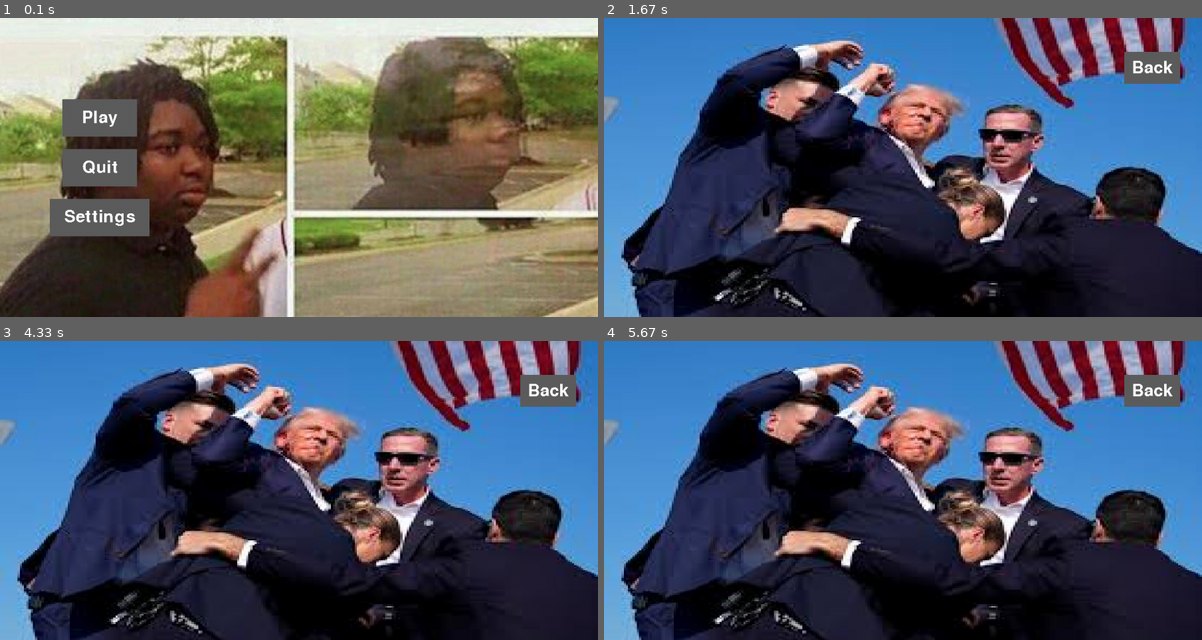
Above: before the commit, frames 1-4 (two rows, left to right).
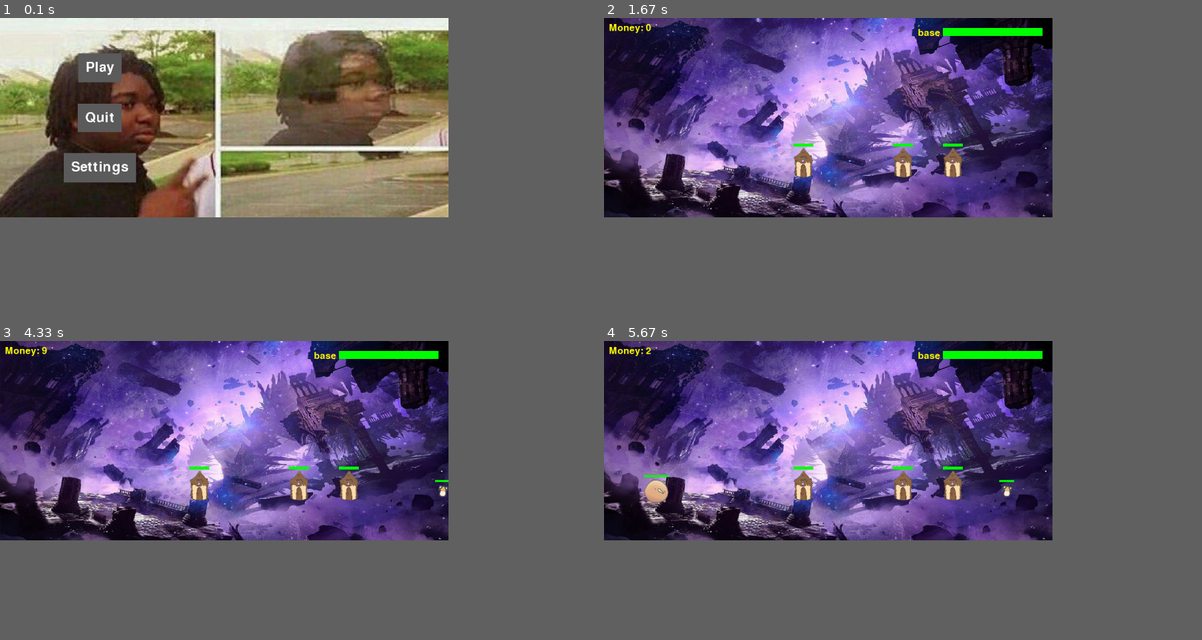
Above: after the commit, the same moments.

Repository: kerothefrog/Actual_Pygame
Game: pygame game, started from main.py
Two runs of this game, one before a commit and one after it. Both use one fixed random seed, a clock stepped at 60 frames per second and the inputs below.
Inputs (mouse positions are in pixels of both pictures, inside the frame that each line leads up to):
- Up to frame 1 (0.1 s): no input
- Up to frame 2 (1.67 s): click "Play" at 0.38 s; click (831, 131) at 0.72 s; hold M 1-1.47 s; move the mouse to (687, 86) at 1.03 s
- Up to frame 3 (4.33 s): tap Space at 2.5 s
- Up to frame 4 (5.67 s): click (992, 424) at 4.38 s; tap Space at 5.17 s; click (627, 349) at 5.55 s, where only the run after the commit has a clickable "Money: 2"
In our replay, the window is 900x450 before the commit and 675x300 after it. These sizes can differ from the game's own. Grey fills any space a smaller window leaves; there, only what the larger window draws over its background counts as a difference.

The runs differ from the first frame. In frame 1, 86% of the frame differs, in the area x 0-100%, y 0-100%; in frame 2, 88%; in frame 3, 88%; in frame 4, 88%.

Commit message:
conbined all the py files

Diff:
--- a/credits.py
+++ b/credits.py
@@ -5,12 +5,12 @@
     def __init__(self, screen:pygame.Surface):
         self.screen = screen
         self.image = pygame.image.load('assets/credits_bg.png').convert()
-        self.image = pygame.transform.scale(self.image, (1200,600))
+        self.image = pygame.transform.scale(self.image, (900,400))
         self.rect = self.image.get_rect(topleft=(0,0))
 
         self.back_button = pygame.sprite.GroupSingle(Interactive_button(
             location=(100,100),
-            font=pygame.font.Font(None,50),
+            font=pygame.font.Font(None,40),
             text='Back',
             text_color="#FFFFFF",
             color="#5D5D5D",
--- /dev/null
+++ b/gameplay.py
@@ -0,0 +1,358 @@
+import pygame, time, os, random, sys
+
+
+# --- 初始化 ---
+def play_game(screen:pygame.Surface):
+    # pygame.init()
+    WIDTH, HEIGHT = 900, 400
+    # screen = pygame.display.set_mode((WIDTH, HEIGHT))
+    # pygame.display.set_caption("塔防簡單版")
+    clock = pygame.time.Clock()
+    font = pygame.font.SysFont(None, 28)
+
+    # --- 顏色 ---
+    WHITE = (255, 255, 255)
+    BLACK = (0, 0, 0)
+    RED = (255, 0, 0)
+    GREEN = (0, 255, 0)
+    BLUE = (0, 0, 255)
+    BROWN = (150, 75, 0)
+    YELLOW = (255, 255, 0)
+
+    # --- 遊戲參數 ---
+    player_money = 0
+    last_income_time = time.time()
+    BASE_HP = 200
+
+
+    # --- 圖片路徑 ---
+    MELEE_IMAGE_PATH = "assets/bird/S__2269203_0.png"
+    RANGE_IMAGE_PATH = "archer.png"
+    ENEMY_IMAGE_PATH = "mushrooms/香菇1_20250429134900.png"
+
+    def load_image(path, size=(30,30), color=BLUE):
+        if os.path.exists(path):
+            img = pygame.image.load(path).convert_alpha()
+            return pygame.transform.scale(img, size)
+        else:
+            surf = pygame.Surface(size)
+            surf.fill(color)
+            return surf
+
+    melee_image = load_image(MELEE_IMAGE_PATH, (30,30), BLUE)
+    range_image = load_image(RANGE_IMAGE_PATH, (30,30), GREEN)
+    enemy_image = load_image(ENEMY_IMAGE_PATH, (30,30), RED)
+
+    # --- 背景 ---
+    background = pygame.image.load("misks/Void.png").convert()
+    background = pygame.transform.scale(background, (WIDTH, HEIGHT))
+
+    # --- 群組 ---
+    allies = pygame.sprite.Group()
+    enemies = pygame.sprite.Group()
+    arrows = pygame.sprite.Group()
+    towers = pygame.sprite.Group()
+    hit_effects = pygame.sprite.Group()
+
+    # ---------- 類別 ----------
+    class HitEffect(pygame.sprite.Sprite):
+        def __init__(self, pos, duration=0.1):
+            super().__init__()
+            self.pos = pos
+            self.start_time = time.time()
+            self.duration = duration
+        def update(self):
+            if time.time() - self.start_time > self.duration:
+                self.kill()
+        def draw(self, surface):
+            pygame.draw.circle(surface, YELLOW, self.pos, 10)
+
+    class Arrow(pygame.sprite.Sprite):
+        def __init__(self, x, y, target, damage, speed=4):
+            super().__init__()
+            self.image = pygame.Surface((15,5))
+            self.image.fill(BLUE)
+            self.rect = self.image.get_rect(center=(x,y))
+            self.target = target
+            self.damage = damage
+            self.speed = speed
+
+        def update(self):
+            if self.target and getattr(self.target,'hp',0) > 0:
+                dx = self.target.rect.centerx - self.rect.centerx
+                dy = self.target.rect.centery - self.rect.centery
+                dist = max(1,(dx**2 + dy**2)**0.5)
+                self.rect.x += self.speed * dx / dist
+                self.rect.y += self.speed * dy / dist
+                if self.rect.colliderect(self.target.rect):
+                    self.target.hp -= self.damage if not isinstance(self.target, Tower) else 0
+                    if isinstance(self.target, Tower):
+                        self.target.take_damage(self.damage)
+                    hit_effects.add(HitEffect(self.target.rect.center))
+                    self.kill()
+            else:
+                self.kill()
+
+        def draw(self, surface):
+            surface.blit(self.image, self.rect)
+
+    class Unit(pygame.sprite.Sprite):
+        def __init__(self, x, y, images_walk, images_attack, attack, attack_speed, hp, range_type, move_speed=1.0, attack_range=None):
+            super().__init__()
+            self.images_walk = images_walk      # 走路動畫圖片列表
+            self.images_attack = images_attack  # 攻擊動畫圖片列表
+            self.image_index = 0
+            self.image = self.images_walk[self.image_index]
+            self.image=pygame.transform.scale(self.image,(50,50))
+            self.image=pygame.transform.flip(self.image,1,0)
+            self.rect = self.image.get_rect(midleft=(x,y))
+            self.attack = attack
+            self.attack_speed = attack_speed
+            self.hp = hp
+            self.range_type = range_type
+            self.last_attack_time = time.time()
+            self.target = None
+            self.speed = move_speed
+            self.attack_range = attack_range if attack_range else (40 if range_type=="melee" else 150)
+            self.last_frame_time = time.time()
+            self.frame_interval = 0.2  # 每0.2秒換一張圖片
+            self.state = "walk"  # "walk" 或 "attack”
+
+        def update_animation(self):
+            now = time.time()
+            if now - self.last_frame_time > self.frame_interval:
+                self.image_index = (self.image_index + 1) % (len(self.images_walk) if self.state=="walk" else len(self.images_attack))
+                self.image = self.images_walk[self.image_index] if self.state=="walk" else self.images_attack[self.image_index]
+                self.image=pygame.transform.scale(self.image,(50,50))
+                self.image=pygame.transform.flip(self.image,1,0)
+                self.last_frame_time = now
+
+        def update(self, enemies):
+            now = time.time()
+            # 找目標：先敵人，再塔
+            if not self.target or getattr(self.target,'hp',0)<=0:
+                self.target=None
+                for e in enemies:
+                    distance = e.rect.x - self.rect.x
+                    if 0 < distance <= self.attack_range:
+                        self.target = e
+                        break
+                if self.target is None:
+                    for t in towers:
+                        distance = t.rect.x - self.rect.x
+                        if 0 < distance <= self.attack_range:
+                            self.target = t
+                            break
+
+            # 攻擊
+            if self.target and now - self.last_attack_time >= self.attack_speed:
+                if self.range_type == "ranged":
+                    arrows.add(Arrow(self.rect.centerx+10, self.rect.centery, self.target, self.attack))
+                else:
+                    if isinstance(self.target, Tower):
+                        self.target.take_damage(self.attack)
+                    else:
+                        self.target.hp -= self.attack
+                self.last_attack_time = now
+
+            # 移動
+            if self.target:
+                distance = self.target.rect.x - self.rect.x
+                if distance > self.attack_range:
+                    self.rect.x += min(self.speed, distance - self.attack_range)
+            else:
+                self.rect.x += self.speed
+
+            if self.hp <= 0:
+                self.kill()
+            # --- 動畫 ---
+            if self.target:
+                self.state = "attack"
+            else:
+                self.state = "walk"
+            self.update_animation()
+
+
+
+        def draw_health(self, surface):
+            bar_width = self.rect.width
+            bar_height = 4
+            ratio = max(self.hp / 40, 0) if self.range_type=="melee" else max(self.hp / 25, 0)
+            pygame.draw.rect(surface, RED, (self.rect.x, self.rect.y - 6, bar_width, bar_height))
+            pygame.draw.rect(surface, GREEN, (self.rect.x, self.rect.y - 6, bar_width*ratio, bar_height))
+
+    class Enemy(pygame.sprite.Sprite):
+        def __init__(self, x, y, hp=30, attack=3):
+            super().__init__()
+            self.image = enemy_image
+            self.rect = self.image.get_rect(midright=(x,y))
+            self.hp = hp
+            self.attack = attack
+            self.last_attack_time = time.time()
+
+        def update(self, allies):
+            now = time.time()
+            target = None
+            for a in allies:
+                if self.rect.colliderect(a.rect):
+                    target = a
+                    break
+            if target:
+                if now - self.last_attack_time >= 1:
+                    target.hp -= self.attack
+                    self.last_attack_time = now
+            else:
+                self.rect.x -= 1
+            if self.hp <=0:
+                self.kill()
+
+        def draw_health(self, surface):
+            bar_width = self.rect.width
+            bar_height = 4
+            pygame.draw.rect(surface, RED, (self.rect.x, self.rect.y - 6, bar_width, bar_height))
+            pygame.draw.rect(surface, GREEN, (self.rect.x, self.rect.y - 6, bar_width*max(self.hp/30,0), bar_height))
+
+    class Tower(pygame.sprite.Sprite):
+        def __init__(self,x,y,hp=100):
+            super().__init__()
+            self.image = pygame.image.load("misks/villiagehousestileset2.png").convert_alpha()
+            self.image = pygame.transform.scale(self.image,(40,60))
+            self.rect = self.image.get_rect(midbottom=(x,y))
+            self.hp = hp
+
+        def take_damage(self,dmg):
+            self.hp -= dmg
+            if self.hp <=0:
+                self.kill()
+
+        def draw_health(self,surface):
+            bar_width, bar_height = self.rect.width, 6
+            pygame.draw.rect(surface, RED, (self.rect.x, self.rect.y - 8, bar_width, bar_height))
+            pygame.draw.rect(surface, GREEN, (self.rect.x, self.rect.y - 8, bar_width*max(self.hp/100,0), bar_height))
+
+    # ---------- 初始敵人與塔 ----------
+    # for i in range(3):
+    #     enemies.add(Enemy(WIDTH - i*100, 300))
+    towers.add(Tower(400, 300 + 20))
+    towers.add(Tower(600, 300 + 20))
+    towers.add(Tower(700, 300 + 20))
+
+
+    # ---enemy spawning timer---
+    enemy_spawn = pygame.event.custom_type()
+    pygame.time.set_timer(enemy_spawn, 2000)
+
+    # ---------- 主迴圈 ----------
+    running = True
+    while running:
+        clock.tick(60)
+        screen.blit(background, (0, 0))
+
+        # 每秒加錢
+        now = time.time()
+        if now - last_income_time >= 1:
+            player_money += 3
+            last_income_time = now
+
+        # 事件
+        for event in pygame.event.get():
+            if event.type==pygame.QUIT:
+                pygame.quit()
+                sys.exit()
+            if event.type == enemy_spawn:   #enemy spawning
+                for i in range(int(pygame.time.get_ticks()/30000)+1):
+                    enemies.add(Enemy(WIDTH + (random.randint(1,5)*100), 300))
+            if event.type==pygame.KEYDOWN:
+                if event.key==pygame.K_SPACE:
+                    if player_money >= 10:
+                        walk_images = [pygame.image.load(f"birdani/kiwi_bird_{i}.png") for i in range(1,9)]
+                        melee_attack_images = [pygame.image.load(f"birdani/kiwi_bird_attack_{i}.png") for i in range(1,5)]
+                        allies.add(Unit(
+                            x=50,
+                            y=300,
+                            images_walk=walk_images,
+                            images_attack=melee_attack_images,
+                            attack=5,
+                            attack_speed=0.8,
+                            hp=40,
+                            range_type="melee",
+                            move_speed=1.0,
+                            attack_range=40
+                        ))
+
+                        player_money -=10
+                elif event.key==pygame.K_m:
+                    if player_money >= 15:
+                        walk_images = [pygame.image.load(f"birdani/kiwi_bird_{i}.png") for i in range(1,9)]
+                        ranged_attack_image = [pygame.image.load(f"birdani/kiwi_bird_jump_{i}.png") for i in range(1,8)]
+                        allies.add(Unit(
+                            x=50,
+                            y=300,
+                            images_walk= walk_images,
+                            images_attack= ranged_attack_image,
+                            attack=3,
+                            attack_speed=0.5,
+                            hp=25,
+                            range_type="ranged",
+                            move_speed=1.2,
+                            attack_range=150))
+                        player_money -=15
+
+        # 更新
+        allies.update(enemies)
+        enemies.update(allies)
+        arrows.update()
+        hit_effects.update()
+
+        # 檢查敵人攻擊基地
+        for e in enemies:
+            if e.rect.x <= 0:
+                BASE_HP -= e.attack
+                e.kill()
+
+        # 遊戲結束判定
+        if BASE_HP <=0:
+            screen.fill((200,0,0))
+            game_over_text = font.render("Lose", True, WHITE)
+            screen.blit(game_over_text, (WIDTH//2 - 150, HEIGHT//2))
+            pygame.display.flip()
+            pygame.time.wait(3000)
+            running = False
+
+        # 胜利判定
+        if len(towers) == 0:
+            screen.fill((0,200,0))
+            win_text = font.render("Win", True, WHITE)
+            screen.blit(win_text, (WIDTH//2 , HEIGHT//2))
+            pygame.display.flip()
+            pygame.time.wait(3000)
+            running = False
+
+        # 繪製
+        towers.draw(screen)
+        allies.draw(screen)
+        enemies.draw(screen)
+        for arrow in arrows:
+            arrow.draw(screen)
+        for effect in hit_effects:
+            effect.draw(screen)
+
+        # 顯示血條
+        for ally in allies:
+            ally.draw_health(screen)
+        for e in enemies:
+            e.draw_health(screen)
+        for t in towers:
+            t.draw_health(screen)
+
+        # 顯示金錢和基地HP
+        money_text = font.render(f"Money: {player_money}", True, YELLOW)
+        screen.blit(money_text, (10,10))
+        pygame.draw.rect(screen, RED, (WIDTH-220, 20, 200, 16))
+        pygame.draw.rect(screen, GREEN, (WIDTH-220, 20, 200*(BASE_HP/200), 16))
+        screen.blit(font.render("base", True, YELLOW), (WIDTH-270,20))
+
+        pygame.display.flip()
+
+    # pygame.quit()
+    return
--- a/main.py
+++ b/main.py
@@ -17,7 +17,7 @@
         raise ValueError('Invalid state')
 
 pygame.init()
-screen = pygame.display.set_mode((1200, 600))
+screen = pygame.display.set_mode((900, 400))
 pygame.display.set_caption("31426")
 clock = pygame.time.Clock()
 
--- a/main_menu.py
+++ b/main_menu.py
@@ -1,32 +1,47 @@
 import pygame
 from button import Interactive_button
+from gameplay import play_game
 
 class MainMenu:
     def __init__(self, screen:pygame.Surface):
         self.screen = screen
         self.image = pygame.image.load('assets/main_menu_bg.png').convert()
-        self.image = pygame.transform.scale(self.image, (1200,600))
+        self.image = pygame.transform.scale(self.image, (900,400))
         self.rect = self.image.get_rect(topleft = (0,0))
 
         self.back_button = pygame.sprite.GroupSingle(Interactive_button(
-            location=(1100,100),
-            font=pygame.font.Font(None,50),
+            location=(800,100),
+            font=pygame.font.Font(None,40),
             text='Back',
             text_color="#FFFFFF",
             color="#5D5D5D",
-            hover_color="#A7A7A7",
+            hover_color="#A7A7A7"
+        ))
+
+        self.play_demo_button = pygame.sprite.GroupSingle(Interactive_button(
+            location=(450,200),
+            font = pygame.font.Font(None,40),
+            text='play demo level',
+            text_color="#FFFFFF",
+            color="#5D5D5D",
+            hover_color="#A7A7A7"
         ))
 
     def draw(self):
         self.screen.blit(self.image, self.rect)
 
         self.back_button.draw(self.screen)
+        self.play_demo_button.draw(self.screen)
         self.back_button.update(self.screen)
+        self.play_demo_button.update(self.screen)
 
         return 'main_menu'
 
     def if_button_pressed(self):
         if self.back_button.sprite.is_pressed():
             return 'start menu'
+        if self.play_demo_button.sprite.is_pressed():
+            play_game(screen=self.screen)
+            return 'main_menu'
         else:
             return 'main_menu'
--- a/settings.py
+++ b/settings.py
@@ -5,12 +5,12 @@
     def __init__(self, screen:pygame.Surface):
         self.screen = screen
         self.image = pygame.image.load('assets/setting_menu_bg.jpg').convert()
-        self.image = pygame.transform.scale(self.image, (1200,600))
+        self.image = pygame.transform.scale(self.image, (900,400))
         self.rect = self.image.get_rect(topleft=(0,0))
 
         self.back_button = pygame.sprite.GroupSingle(Interactive_button(
             location=(100,100),
-            font=pygame.font.Font(None,50),
+            font=pygame.font.Font(None,40),
             text='Back',
             text_color="#FFFFFF",
             color="#5D5D5D",
@@ -18,8 +18,8 @@
         ))
 
         self.credits_button = pygame.sprite.GroupSingle(Interactive_button(
-            location=(1000,500),
-            font=pygame.font.Font(None,50),
+            location=(800,300),
+            font=pygame.font.Font(None,40),
             text='Credits',
             text_color="#FFFFFF",
             color="#5D5D5D",
--- a/starting_menu.py
+++ b/starting_menu.py
@@ -6,37 +6,34 @@
     def __init__(self, screen:pygame.Surface):
         self.screen = screen
         self.image = pygame.image.load('assets/start_menu_bg.png').convert()
-        self.image = pygame.transform.scale(self.image, (1200,600))
+        self.image = pygame.transform.scale(self.image, (900,400))
         self.rect = self.image.get_rect(topleft=(0,0))
 
         self.play_button = pygame.sprite.GroupSingle(Interactive_button(
-            location=(200,200),
-            font=pygame.font.Font(None,50),
+            location=(200,100),
+            font=pygame.font.Font(None,40),
             text='Play',
             text_color="#FFFFFF",
             color="#5D5D5D",
-            hover_color="#A7A7A7",
-            size=(150,75)
+            hover_color="#A7A7A7"
         ))
 
         self.quit_button = pygame.sprite.GroupSingle(Interactive_button(
-            location=(200,300),
-            font=pygame.font.Font(None,50),
+            location=(200,200),
+            font=pygame.font.Font(None,40),
             text='Quit',
             text_color="#FFFFFF",
             color="#5D5D5D",
-            hover_color="#A7A7A7",
-            size=(150,75)
+            hover_color="#A7A7A7"
         ))
 
         self.setting_button = pygame.sprite.GroupSingle(Interactive_button(
-            location=(200,400),
-            font=pygame.font.Font(None,50),
+            location=(200,300),
+            font=pygame.font.Font(None,40),
             text='Settings',
             text_color="#FFFFFF",
             color="#5D5D5D",
-            hover_color="#A7A7A7",
-            size=(200,75)
+            hover_color="#A7A7A7"
         ))
 
     def draw(self):
Binary file added: UI/F-0.png
Binary file added: UI/F-1.png
Binary file added: UI/backb.png
Binary file added: UI/backpackb.png
Binary file added: UI/bookb.png
Binary file added: UI/button1.png
Binary file added: UI/button2.png
Binary file added: UI/coin.png
Binary file added: UI/mapb.png
Binary file added: UI/mouse.png
Binary file added: UI/rheart.png
Binary file added: UI/rheart2.png
(and 55 more such lines)
